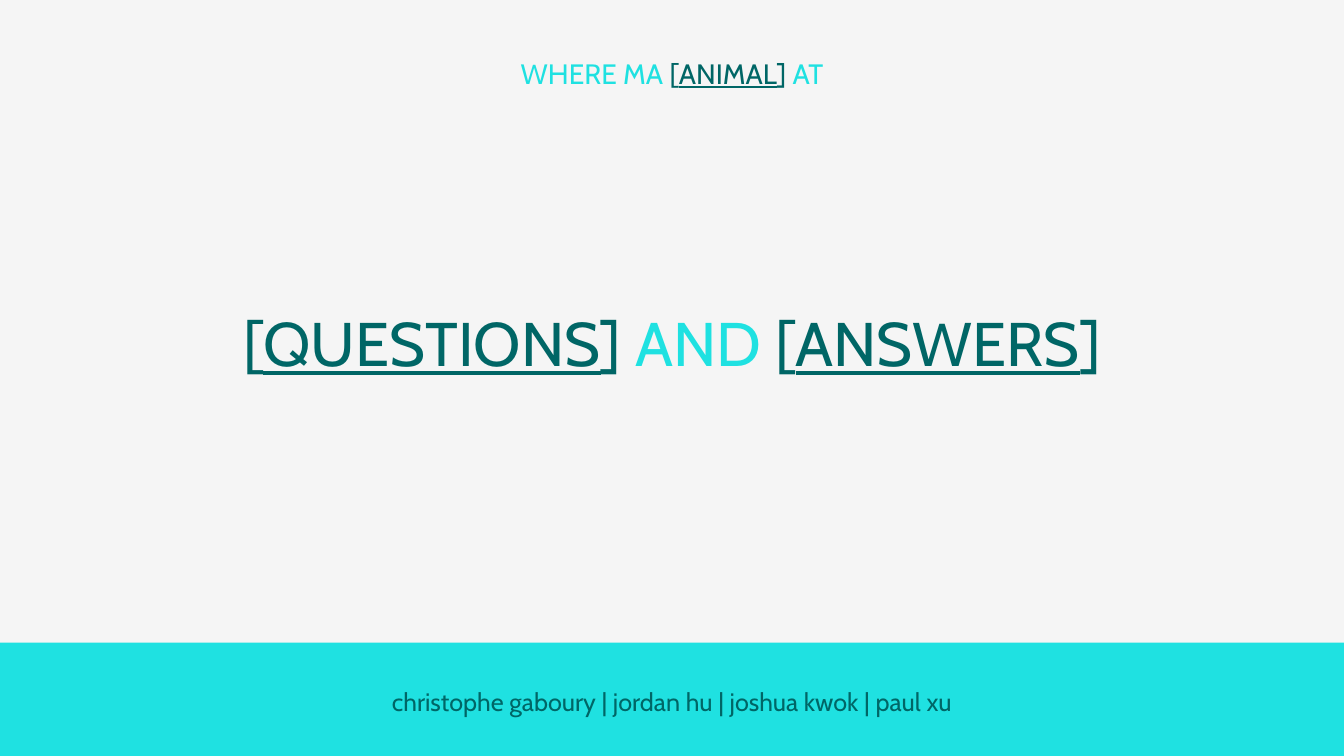
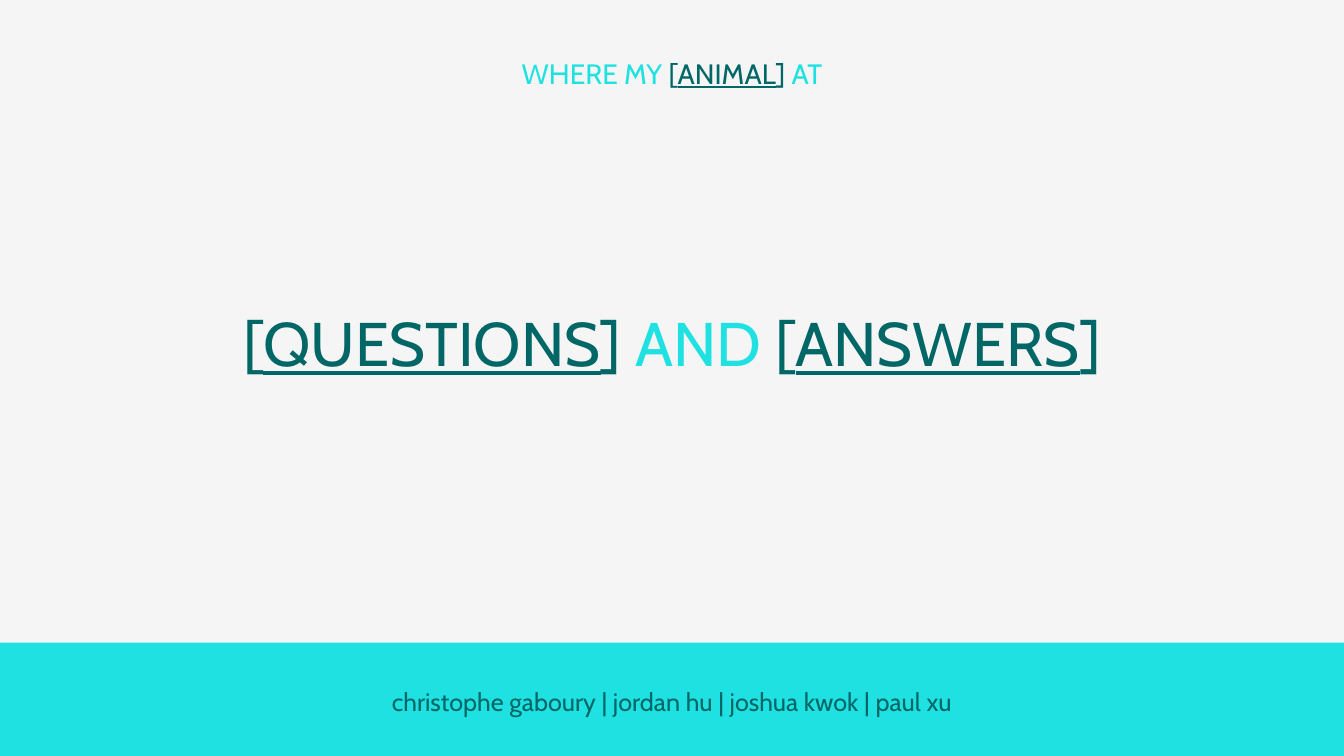
Before and after one commit to Dexeux/DeerTracking, a slide deck: slide 8 of Atmorossa Presentation.pptx. Drawn at 1344x756 pixels with LibreOffice and Linux fonts; fonts in the diff are those of the drawing. Boxes give left, top, right and bottom in pixels: in the first picture for what was removed or moved away, otherwise in the second. Text is boxed around its words. In the diff, an @@ line names an element or a change of style, - is before the commit and + after.

```diff
--- a/Atmorossa Presentation.pptx
+++ b/Atmorossa Presentation.pptx
@@ text at [522, 63, 823, 88]: text changed @@
-WHERE MA [ANIMAL] AT
+WHERE MY [ANIMAL] AT
```
Also in this commit, not shown: 3 other slides changed.
